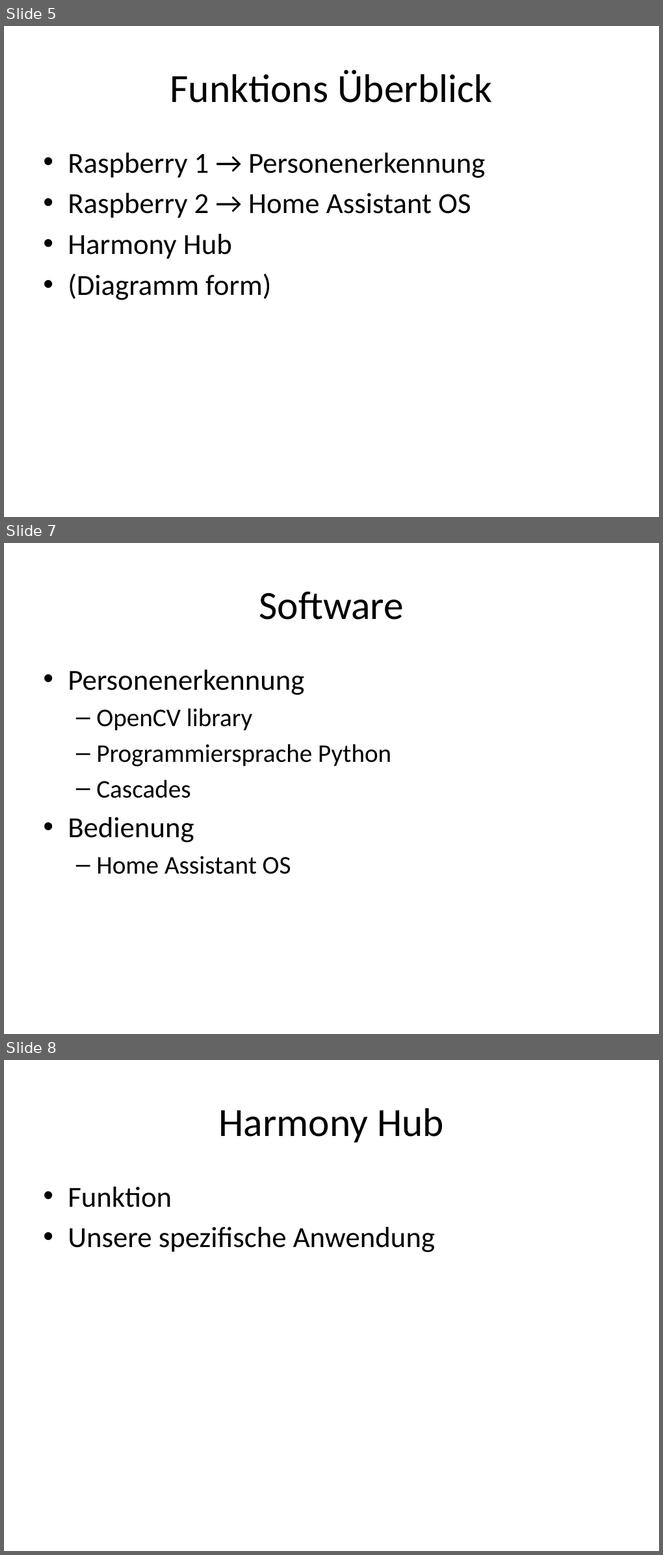
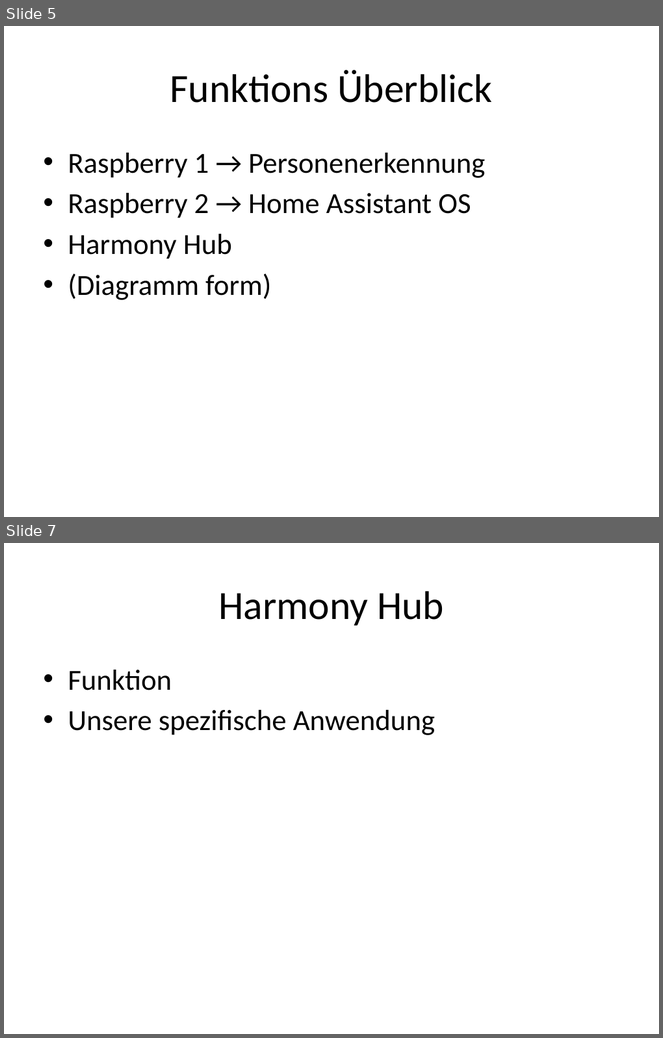
Before and after one commit to abdo643-HULK/Home-Automation-Sem3, a slide deck: Documentation/ProjectDocumentation/Presentation.pptx. Shown one above the other, each under a label of ours: slides 5, 7 and 8 before the commit, slides 5 and 7 after it; the slides between them are not shown. The pictures are 663x1555 and 663x1038 pixels, drawn with LibreOffice and Linux fonts; fonts in the diff are those of the drawing. Boxes give left, top, right and bottom in pixels: in the first picture for what was removed or moved away, otherwise in the second. Text is boxed around its words. In the diff, an @@ line names an element or a change of style, - is before the commit and + after.

```diff
--- a/Documentation/ProjectDocumentation/Presentation.pptx
+++ b/Documentation/ProjectDocumentation/Presentation.pptx
@@ slide 7 removed at (4,543,659,1034), background #FFFFFF @@
@@ title removed at (259,591,404,620) @@
-Software
@@ text removed at (68,670,391,875) @@
-• Personenerkennung
-  – OpenCV library
-  – Programmiersprache Python
-  – Cascades
-• Bedienung
-  – Home Assistant OS
@@ what was slide 8 is now slide 7 @@
```
Also in this commit, not shown: 2 slides changed, 4 slides added.
